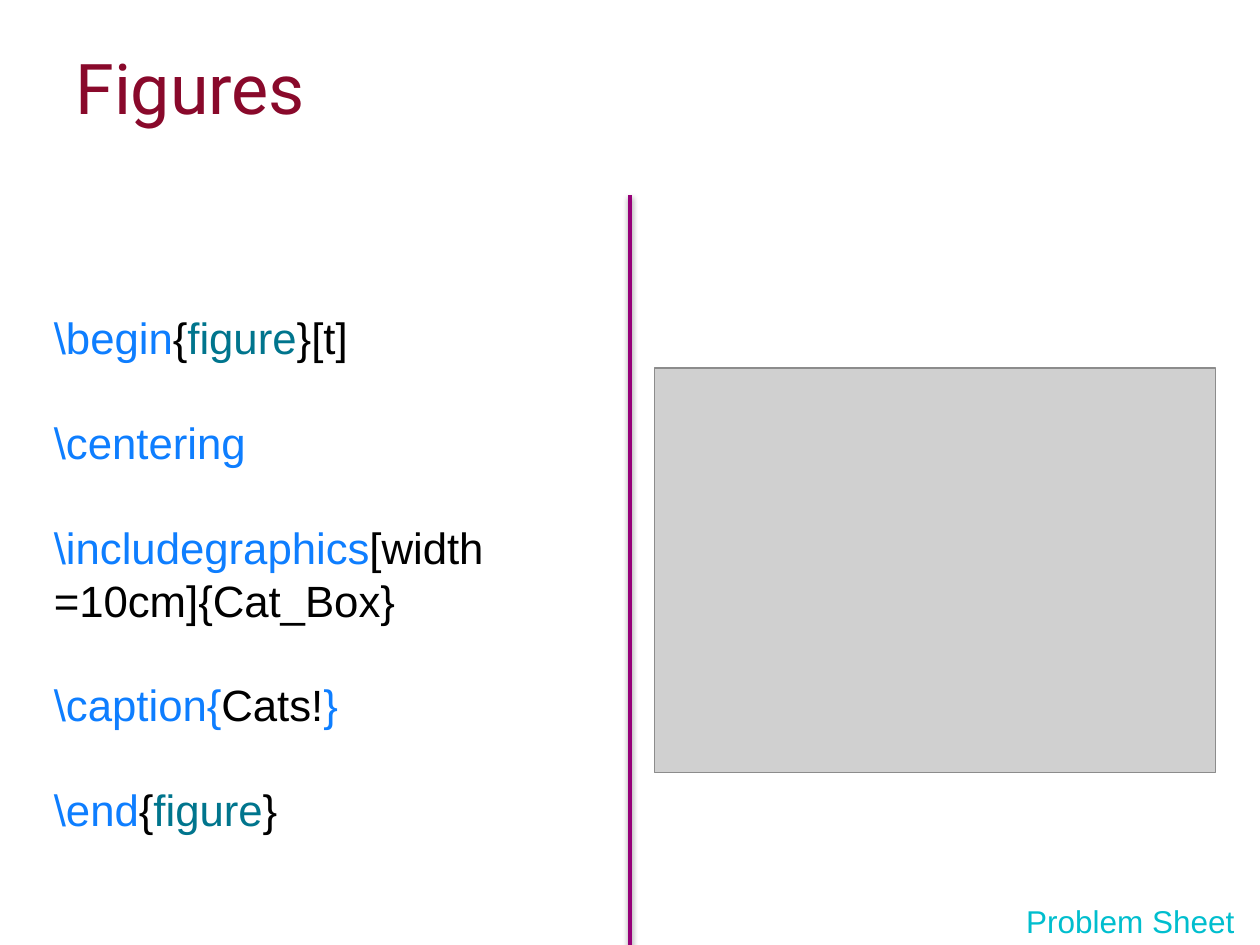
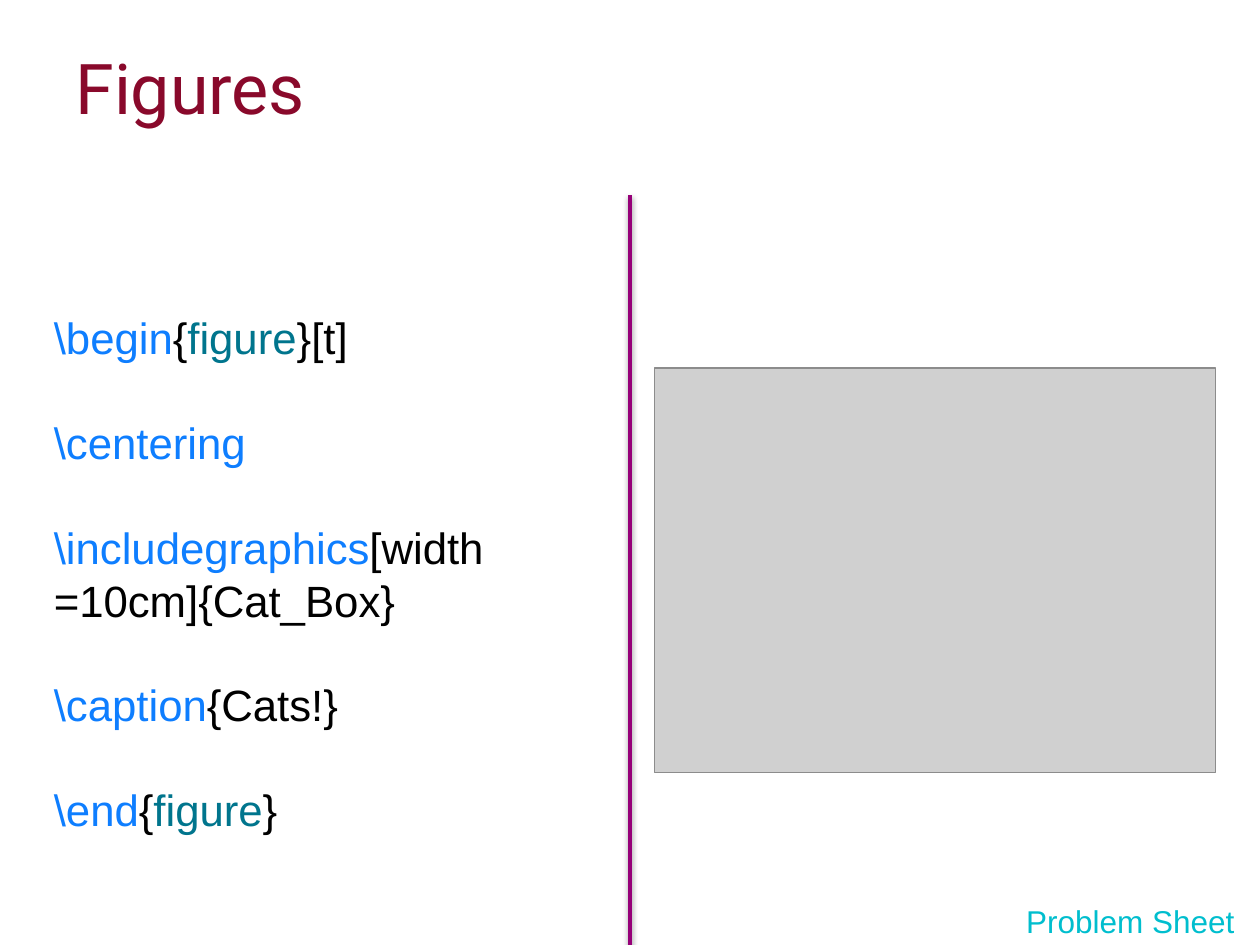
Before and after one commit to ImperialCollegeLondon/RCDS-introduction-to-latex, a slide deck: slide 14 of Intro to Latex Slides.pptx. Drawn at 1260x945 pixels with LibreOffice and Linux fonts; fonts in the diff are those of the drawing; grey boxes stand for pictures; background and template pictures are left out. Boxes give left, top, right and bottom in pixels: in the first picture for what was removed or moved away, otherwise in the second. Text is boxed around its words. In the diff, an @@ line names an element or a change of style, - is before the commit and + after.

```diff
--- a/Intro to Latex Slides.pptx
+++ b/Intro to Latex Slides.pptx
@@ text at <box>54,689,338,730</box>: text colour #0E7EFF to #000000 in "\caption{Cats!}" @@
```
Also in this commit, not shown: 2 other slides changed, 2 other files.
